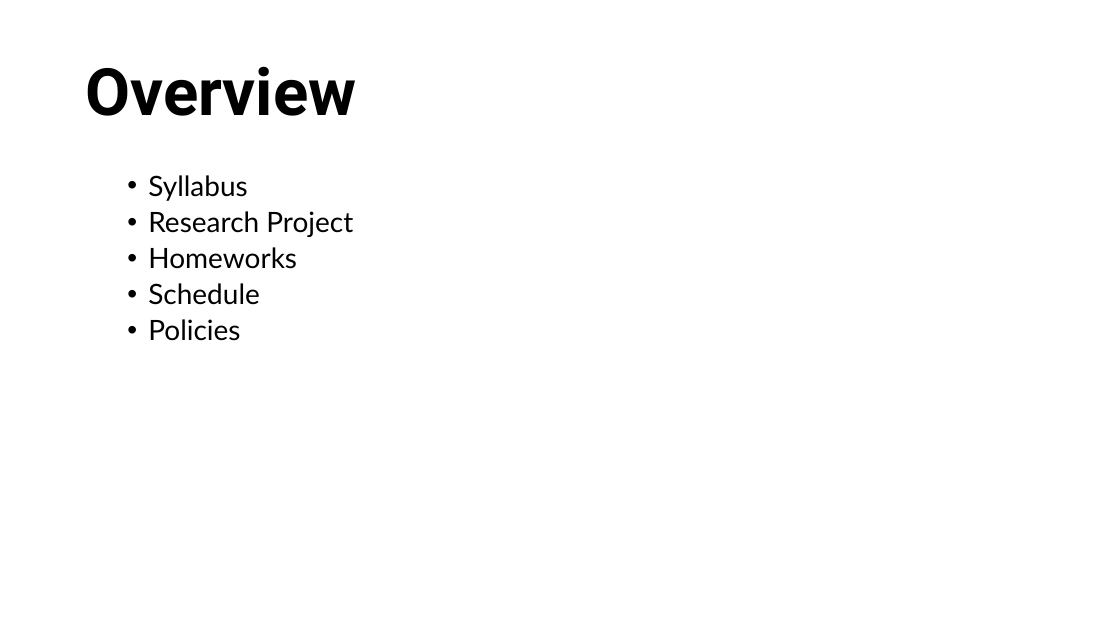
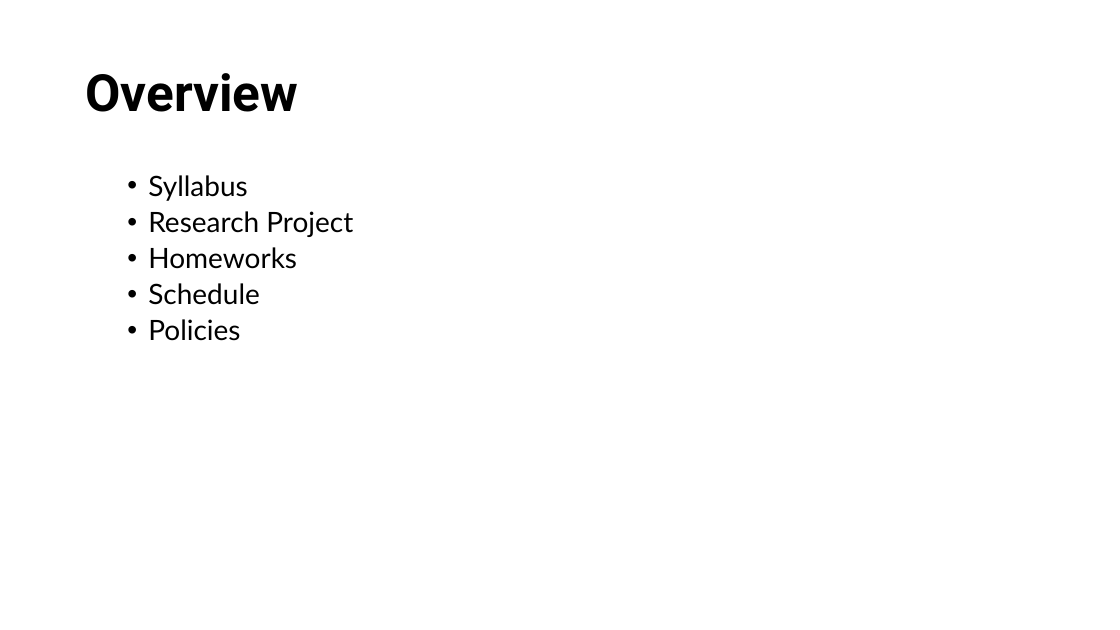
Before and after one commit to RahidZaman/cs481681-cgr, a slide deck: slide 3 of slides/pptx/week01.pptx. Drawn at 1120x630 pixels with LibreOffice and Linux fonts; fonts in the diff are those of the drawing; background and template pictures are left out. Boxes give left, top, right and bottom in pixels: in the first picture for what was removed or moved away, otherwise in the second. Text is boxed around its words. In the diff, an @@ line names an element or a change of style, - is before the commit and + after.

```diff
--- a/slides/pptx/week01.pptx
+++ b/slides/pptx/week01.pptx
@@ title "Overview" at [85,73,298,112]: size 56 to 44 pt @@
```
Also in this commit, not shown: 4 other slides changed, 10 other files.
